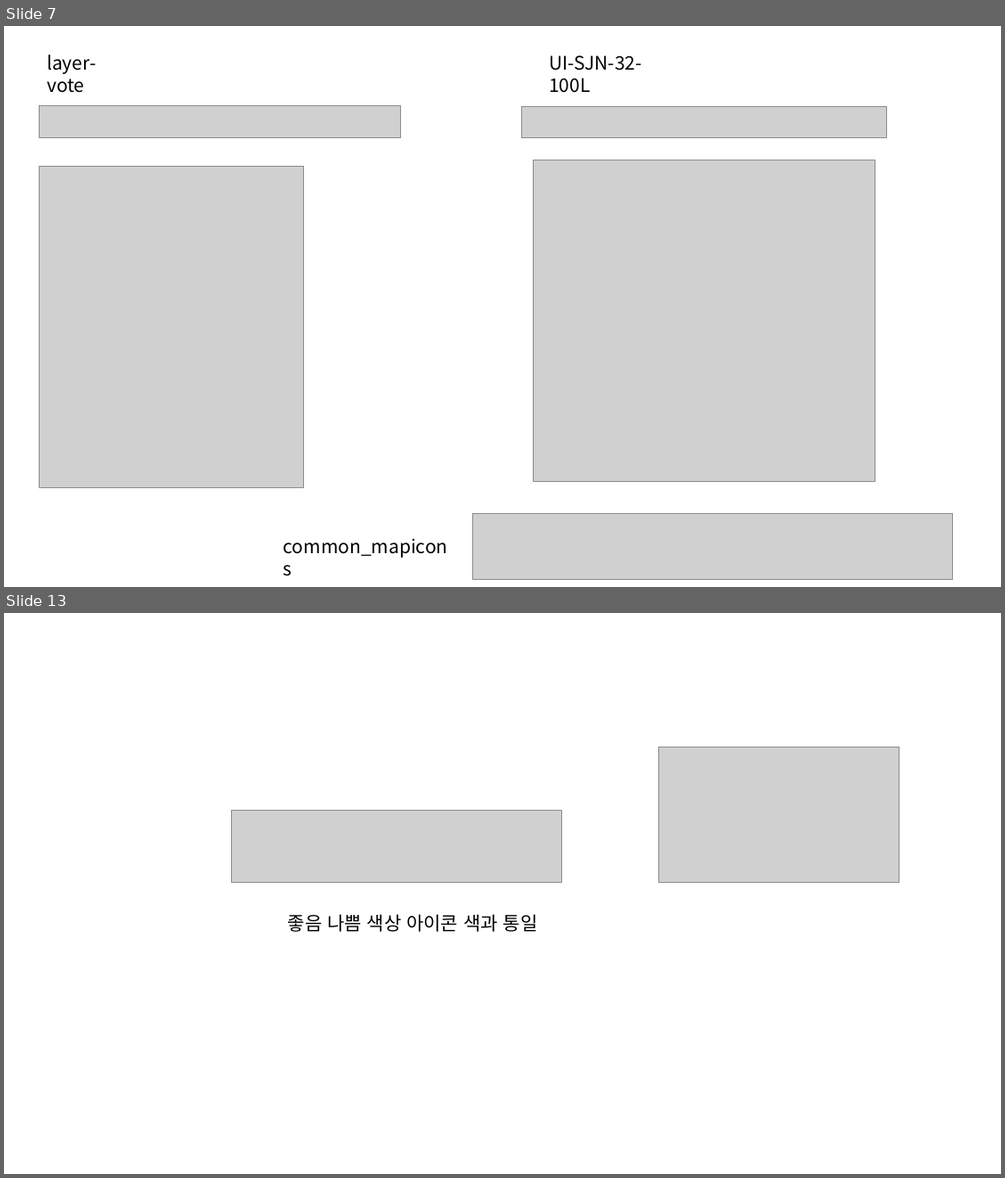
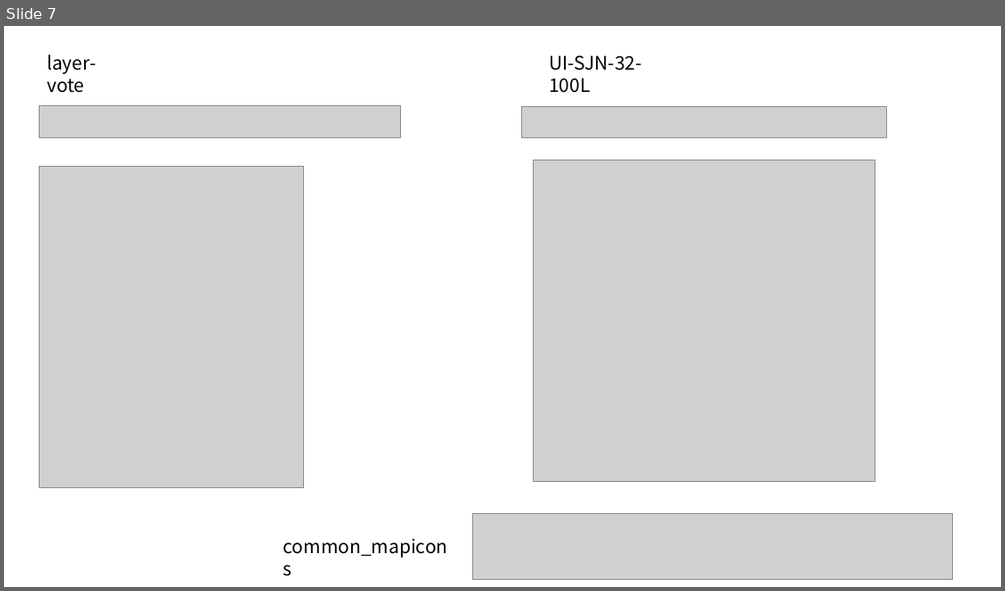
Before and after one commit to jeoungGyy/sejong, a slide deck: ppt/04-03.pptx. Shown one above the other, each under a label of ours: slides 7 and 13 before the commit, slide 7 after it; the slides between them are not shown. The pictures are 1005x1178 and 1005x591 pixels, drawn with LibreOffice and Linux fonts; fonts in the diff are those of the drawing; grey boxes stand for pictures. Boxes give left, top, right and bottom in pixels: in the first picture for what was removed or moved away, otherwise in the second. Text is boxed around its words. In the diff, an @@ line names an element or a change of style, - is before the commit and + after.

```diff
--- a/ppt/04-03.pptx
+++ b/ppt/04-03.pptx
@@ slide 13 removed at (4, 613, 1001, 1174), background #FFFFFF @@
@@ picture removed at (658, 747, 899, 882) @@
@@ picture removed at (231, 810, 562, 882) @@
@@ text removed at (288, 914, 538, 932) @@
-좋음 나쁨 색상 아이콘 색과 통일
```
Also in this commit, not shown: 2 slides changed, 6 slides added, 8 other slides removed, 13 other files.
